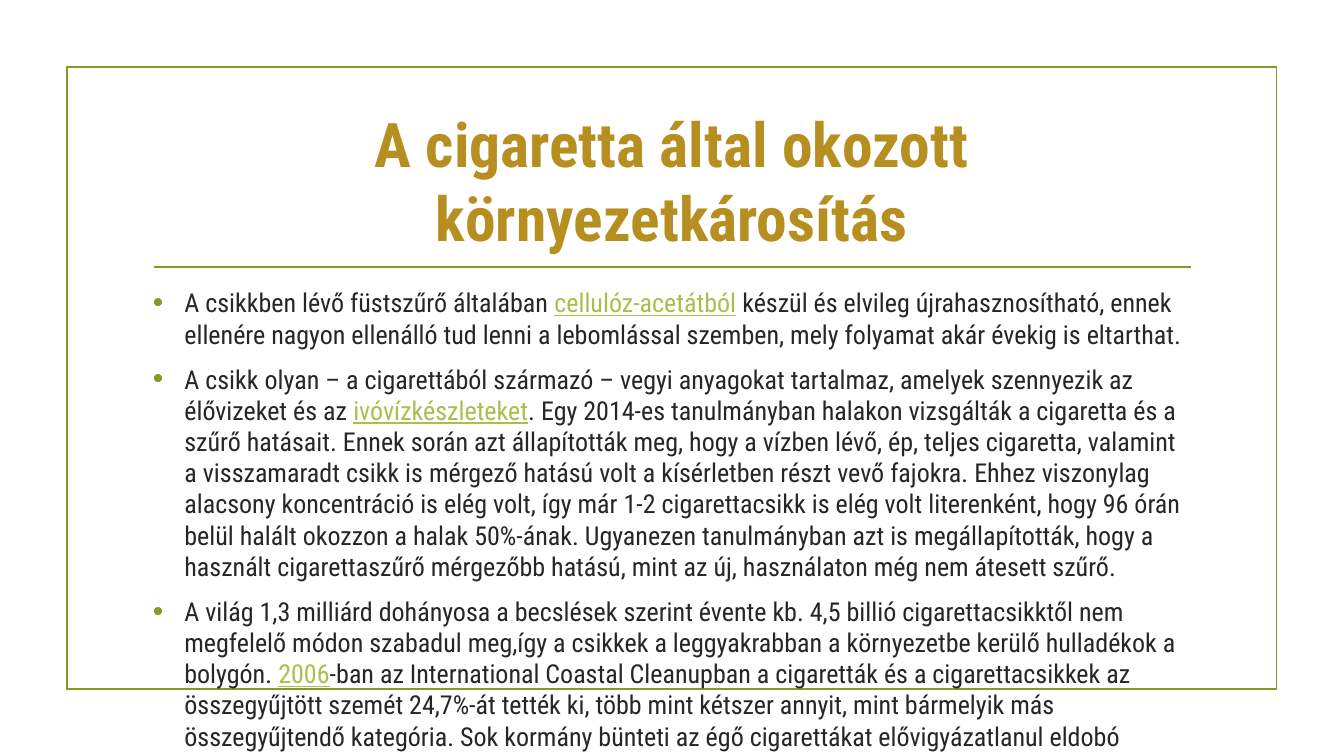
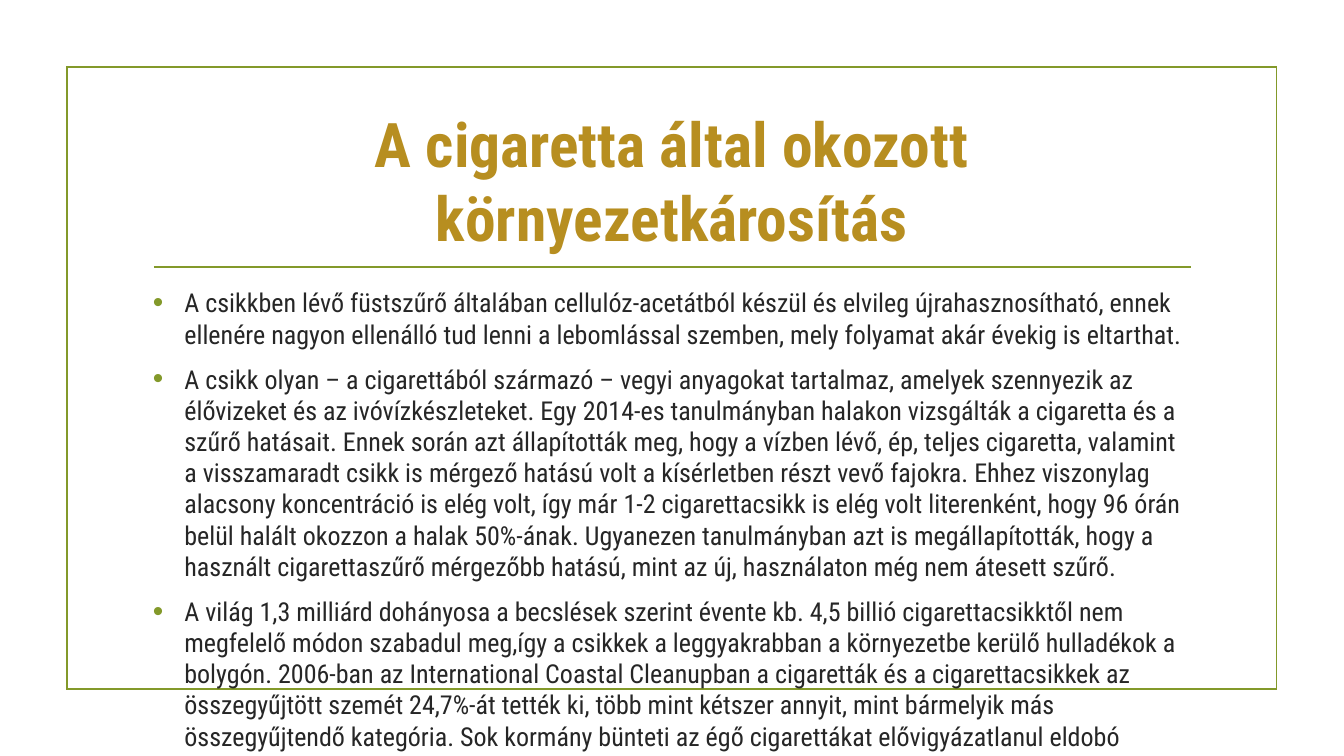
Before and after one commit to juhaszbalazs2005/cigartettaprojekt, a slide deck: slide 9 of Cigaretta PPT.pptx. Drawn at 1344x756 pixels with LibreOffice and Linux fonts; fonts in the diff are those of the drawing; background and template pictures are left out. Boxes give left, top, right and bottom in pixels: in the first picture for what was removed or moved away, otherwise in the second. Text is boxed around its words. In the diff, an @@ line names an element or a change of style, - is before the commit and + after.

```diff
--- a/Cigaretta PPT.pptx
+++ b/Cigaretta PPT.pptx
@@ text "A csikkben lévő füstszűrő általában ..." at [184,292,1181,752]: text colour #A8BF4D to #262626, underline off in "cellulóz-acetátból", "ivóvízkészleteket.", "2006-ban" @@
```
Also in this commit, not shown: 2 other slides changed.
